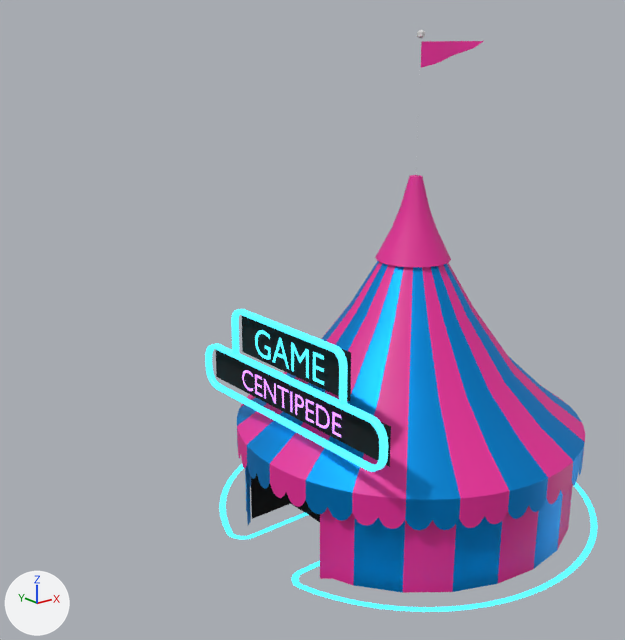
The glTF model tentGame1.glb: old version first, new version second.
Both versions are drawn from a 50 mm camera at (4.4, -23.5, 15.4) aimed at (22.7, -0.6, 6.3). Arrows for +X, +Y and +Z are at lower left; the lights stay in place.
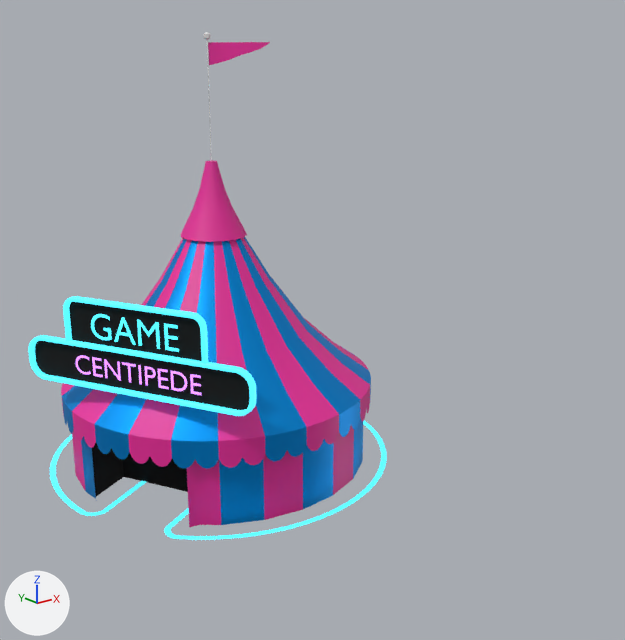
Pixel boxes (x1, y1, x2, y2) of what changed, in the pictures (625 x 640 px):
'tentGame1', moved, turned: before (219, 30, 598, 612); after (50, 32, 387, 540)
'Plane.012', moved, turned, rescaled: before (216, 350, 391, 467); after (35, 341, 250, 410)
'Plane.013', moved, turned, rescaled: before (242, 316, 351, 401); after (69, 302, 202, 361)
'Plane.010', moved, turned: before (205, 343, 388, 472); after (28, 335, 257, 416)
'Plane.011', moved, turned: before (231, 309, 347, 405); after (63, 296, 208, 364)
'Text.011', moved, turned: before (242, 370, 341, 437); after (76, 355, 202, 395)
'Text.010', moved, turned: before (255, 330, 324, 385); after (91, 314, 179, 352)

The change, as a list of edits to the scene's bpy script:
```text
Change ob_tentgame1:
    ob_tentgame1.location: (24.46, -3.73, 0.0) -> (21.41, 3.62, 0.0)
    ob_tentgame1.rotation_euler: (1.571, 0.0, -1.571) -> (1.571, 0.0, -1.098)  # degrees (90, 0, -90) -> degrees (90, 0, -63)
Change ob_plane_012:
    ob_plane_012.parent: ob_tentgame1 -> ob_empty_003
    ob_plane_012.location: (0.0, 6.47, 6.283) -> (-0.242, 0.0, 0.0)
    ob_plane_012.rotation_euler: (-3.142, 0.0, -1.571) -> (0.0, 1.571, 0.0)  # degrees (-180, 0, -90) -> degrees (0, 90, 0)
    ob_plane_012.scale: (0.75, 0.978, 0.75) -> (0.844, 0.978, 0.75)
Change ob_plane_013:
    ob_plane_013.parent: ob_tentgame1 -> ob_empty_003
    ob_plane_013.location: (0.0, 8.362, 6.283) -> (-0.247, 0.0, 1.892)
    ob_plane_013.rotation_euler: (-3.142, 0.0, -1.571) -> (0.0, 1.571, 0.0)  # degrees (-180, 0, -90) -> degrees (0, 90, 0)
    ob_plane_013.scale: (0.924, 0.606, 0.75) -> (0.954, 0.602, 0.75)
Change ob_text_010:
    ob_text_010.parent: ob_tentgame1 -> ob_empty_003
    ob_text_010.location: (0.0, 7.736, 6.498) -> (-0.35, 0.0, 1.267)
    ob_text_010.rotation_euler: (0.0, 0.0, 0.0) -> (1.571, 0.0, -1.571)  # degrees (0, 0, 0) -> degrees (90, 0, -90)
Change ob_text_011:
    ob_text_011.parent: ob_tentgame1 -> ob_empty_003
    ob_text_011.location: (0.0, 6.035, 6.498) -> (-0.35, 0.0, -0.435)
    ob_text_011.rotation_euler: (0.0, 0.0, 0.0) -> (1.571, 0.0, -1.571)  # degrees (0, 0, 0) -> degrees (90, 0, -90)
Add ob_empty_003:
    ob_empty_003 = bpy.data.objects.new('Empty.003', None)
    ob_empty_003.parent = ob_tentgame1
    ob_empty_003.location = (0.0, 6.47, 6.283)
    ob_empty_003.rotation_euler = (-1.571, 1.571, 0.0)  # degrees (-90, 90, 0)
```
